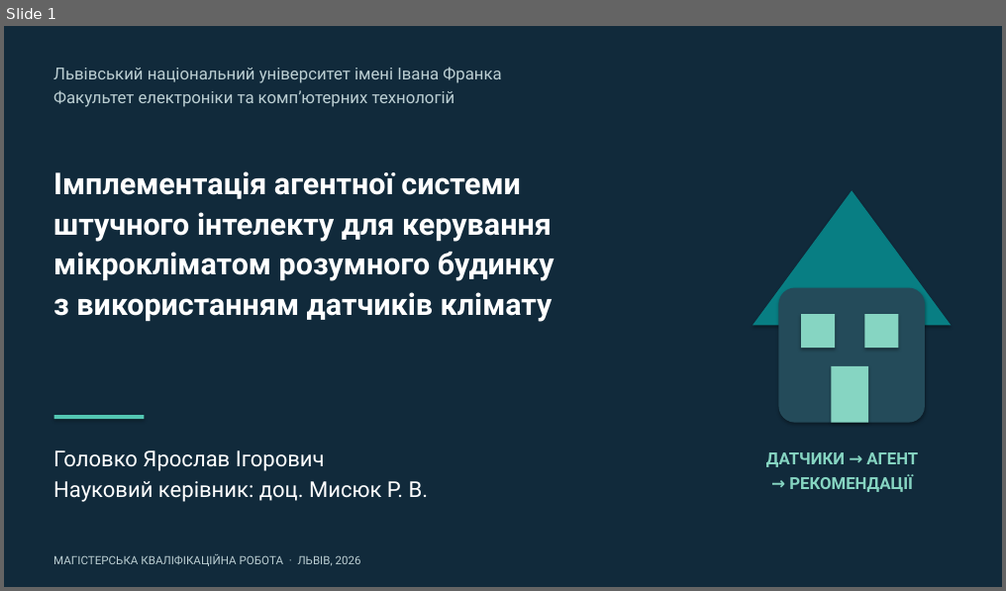
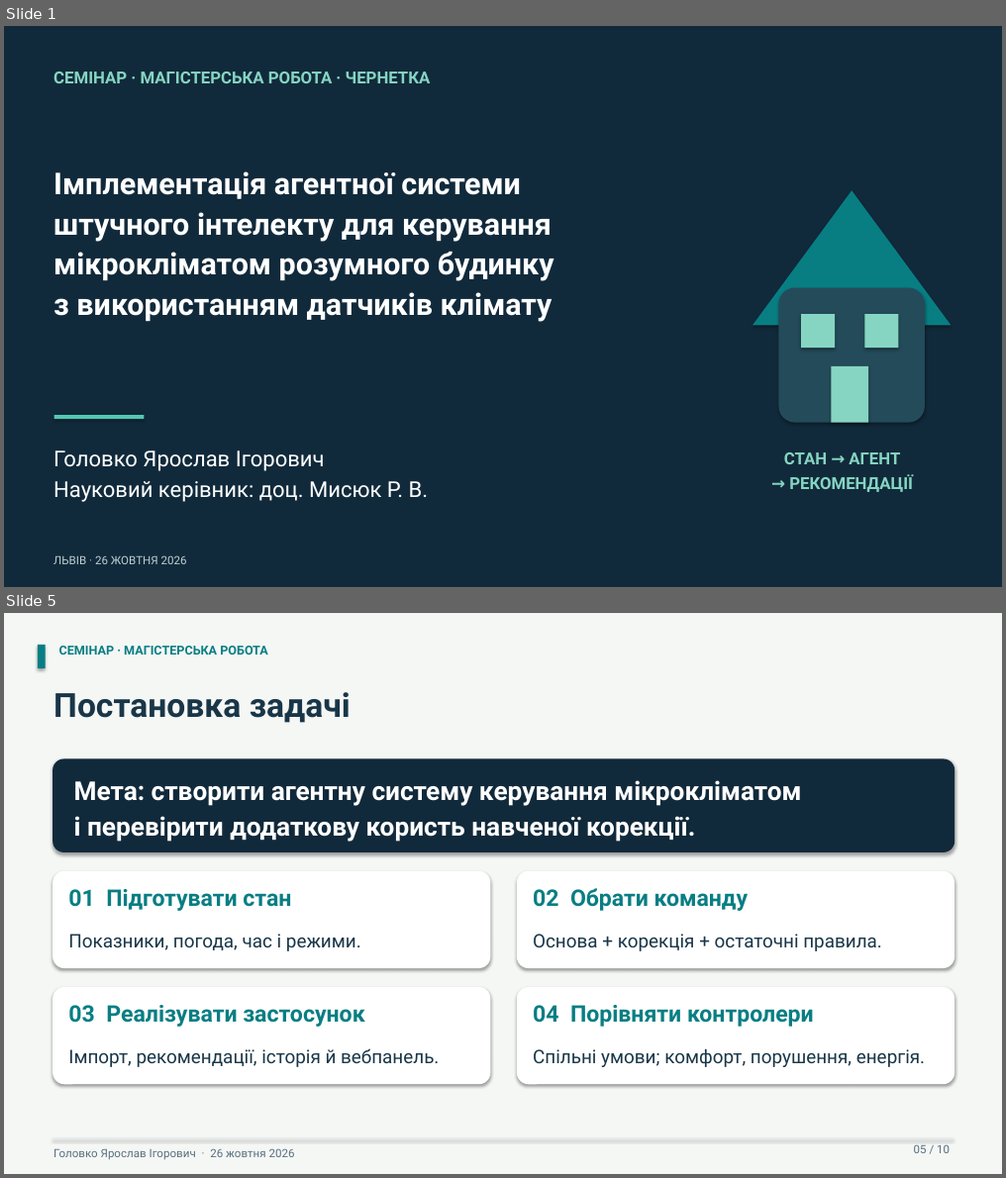
Before and after one commit to Lowckick/ai_house_model, a slide deck: docs/presentation/presentation.pptx. Shown one above the other, each under a label of ours: slide 1 before the commit, slides 1 and 5 after it; the slides between them are not shown. The pictures are 1006x591 and 1006x1178 pixels, drawn with LibreOffice and Linux fonts; fonts in the diff are those of the drawing. Boxes give left, top, right and bottom in pixels: in the first picture for what was removed or moved away, otherwise in the second. Text is boxed around its words. In the diff, an @@ line names an element or a change of style, - is before the commit and + after.

```diff
--- a/docs/presentation/presentation.pptx
+++ b/docs/presentation/presentation.pptx
@@ slide 5 added at (4, 613, 1002, 1174), background #F5F7F5 @@
@@ rectangle added at (38, 645, 46, 668), fill #087E83 @@
@@ text added at (59, 646, 267, 655), 12 pt, text #087E83, bold @@
+СЕМІНАР · МАГІСТЕРСЬКА РОБОТА
@@ text added at (54, 692, 350, 723), 32 pt, text #193648, bold @@
+Постановка задачі
@@ rounded rectangle added at (53, 759, 954, 853), fill #112A3B @@
@@ text added at (74, 780, 801, 842), 25 pt, text #FFFFFF, bold @@
+Мета: створити агентну систему керування мікрокліматом
+і перевірити додаткову користь навченої корекції.
@@ rounded rectangle added at (53, 871, 491, 968), fill #FFFFFF @@
@@ rounded rectangle added at (517, 871, 954, 968), fill #FFFFFF @@
@@ text added at (68, 889, 291, 911), 22 pt, text #087E83, bold @@
+01 Підготувати стан
@@ text added at (533, 888, 747, 911), 22 pt, text #087E83, bold @@
+02 Обрати команду
@@ text added at (68, 934, 361, 952), 18 pt, text #193648 @@
+Показники, погода, час і режими.
@@ text added at (533, 934, 882, 952), 18 pt, text #193648 @@
+Основа + корекція + остаточні правила.
@@ rounded rectangle added at (53, 987, 491, 1084), fill #FFFFFF @@
@@ rounded rectangle added at (517, 987, 954, 1084), fill #FFFFFF @@
@@ text added at (68, 1005, 364, 1027), 22 pt, text #087E83, bold @@
+03 Реалізувати застосунок
@@ text added at (533, 1005, 814, 1027), 22 pt, text #087E83, bold @@
+04 Порівняти контролери
@@ text added at (68, 1049, 439, 1067), 18 pt, text #193648 @@
+Імпорт, рекомендації, історія й вебпанель.
@@ text added at (533, 1050, 925, 1067), 18 pt, text #193648 @@
+Спільні умови; комфорт, порушення, енергія.
@@ rectangle added at (53, 1139, 953, 1140), fill #E4EAEB @@
@@ text added at (914, 1145, 949, 1154), 11 pt, text #587080 @@
+05 / 10
@@ text added at (54, 1149, 295, 1160), 11 pt, text #587080 @@
+Головко Ярослав Ігорович · 26 жовтня 2026
@@ slide 1 changed as well @@
@@ text at (54, 72, 431, 83): text changed; text colour #BCCFD3 to #86D5C2; bold on @@
-Львівський національний університет імені Івана Франка
-Факультет електроніки та комп’ютерних технологій
+СЕМІНАР · МАГІСТЕРСЬКА РОБОТА · ЧЕРНЕТКА
@@ text at (784, 453, 900, 465): text changed @@
-ДАТЧИКИ → АГЕНТ
+СТАН → АГЕНТ
@@ text at (54, 556, 187, 565): text changed @@
-МАГІСТЕРСЬКА КВАЛІФІКАЦІЙНА РОБОТА · ЛЬВІВ, 2026
+ЛЬВІВ · 26 ЖОВТНЯ 2026
```
Also in this commit, not shown: 2 other slides changed, 6 other slides added, 7 slides removed, 10 other files.
